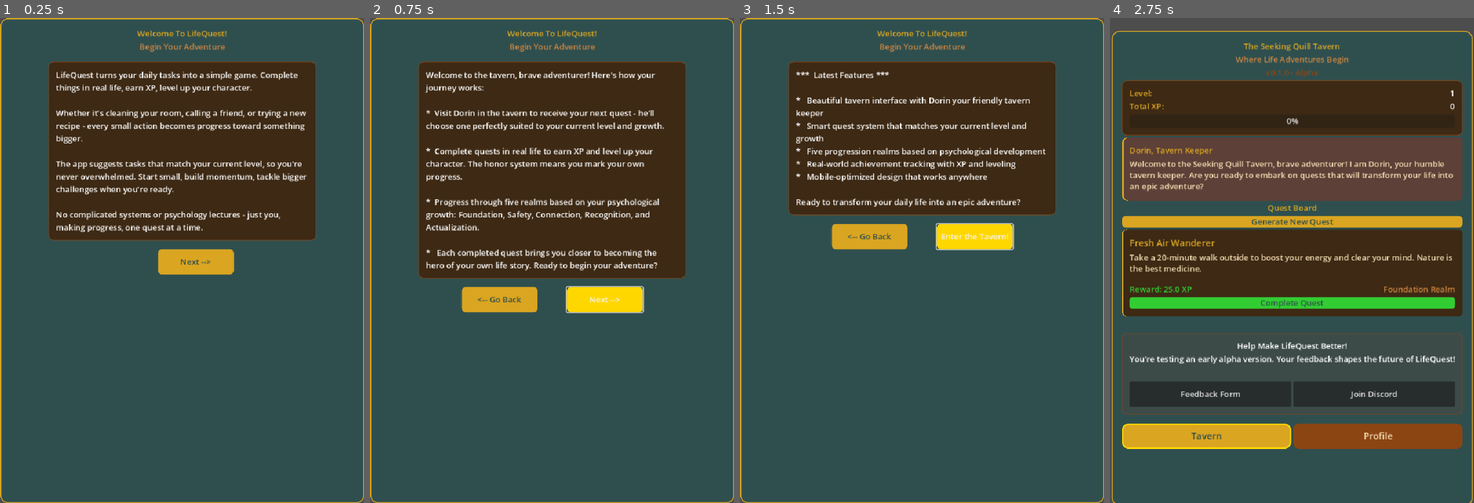
Above: before the commit, frames 1-4 (left to right).
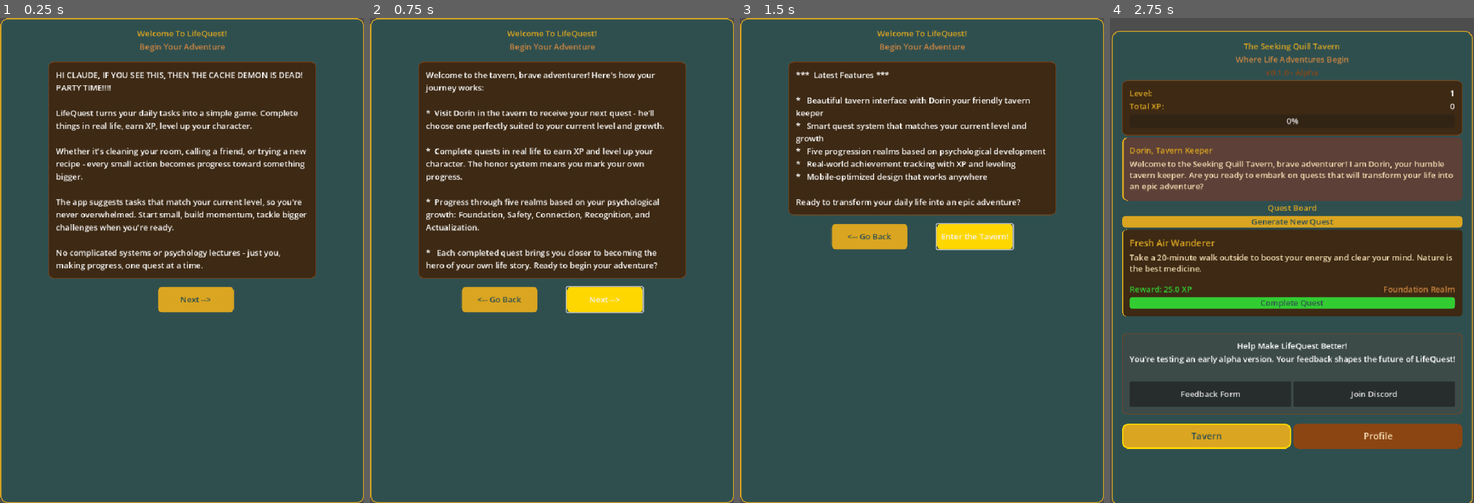
Above: after the commit, the same moments.

Repository: Wazaq/LifeQuest-Nexus
Game: Godot game, scene res://scenes/WelcomeScene.tscn
The game is run twice, just before and just after one commit, with the same random seed, the same clock (stepped at 60 frames per second) and the same inputs.
Inputs:
- Up to frame 1 (0.25 s): no input
- Up to frame 2 (0.75 s): click "Next -->" at 0.5 s
- Up to frame 3 (1.5 s): click "Next -->" at 1.25 s
- Up to frame 4 (2.75 s): click "Enter the Tavern!" at 2 s

The runs differ from the first frame. In frame 1, 13% of the frame differs, in the area x 13-87%, y 11-61%; in frame 2, less than 0.1%; in frame 3, less than 0.1%; in frame 4, nothing differs.

Commit message:
Netlify: Cache testing deployment

Diff:
--- a/godot-project/scenes/WelcomeScene.tscn
+++ b/godot-project/scenes/WelcomeScene.tscn
@@ -53,7 +53,9 @@
 [node name="GameText" type="Label" parent="MainScroll/WelcomeContainer/MainVBox/GameExplanationPanel"]
 custom_minimum_size = Vector2(500, 0)
 layout_mode = 2
-text = "LifeQuest turns your daily tasks into a simple game. Complete things in real life, earn XP, level up your character.
+text = "HI CLAUDE, IF YOU SEE THIS, THEN THE CACHE DEMON IS DEAD! PARTY TIME!!!!
+
+LifeQuest turns your daily tasks into a simple game. Complete things in real life, earn XP, level up your character.
 
 Whether it's cleaning your room, calling a friend, or trying a new recipe - every small action becomes progress toward something bigger.
 
Not shown, changed: godot-project/export_presets.cfg
Not shown, changed: api/src/index.ts
Not shown, changed: godot-project/builds/web/index.html
Not shown, changed: godot-project/builds/web/index.js
Not shown, changed: godot-project/builds/web/index.pck
Not shown, changed: godot-project/builds/web/index.service.worker.js
Not shown, changed: godot-project/builds/web/index.wasm
